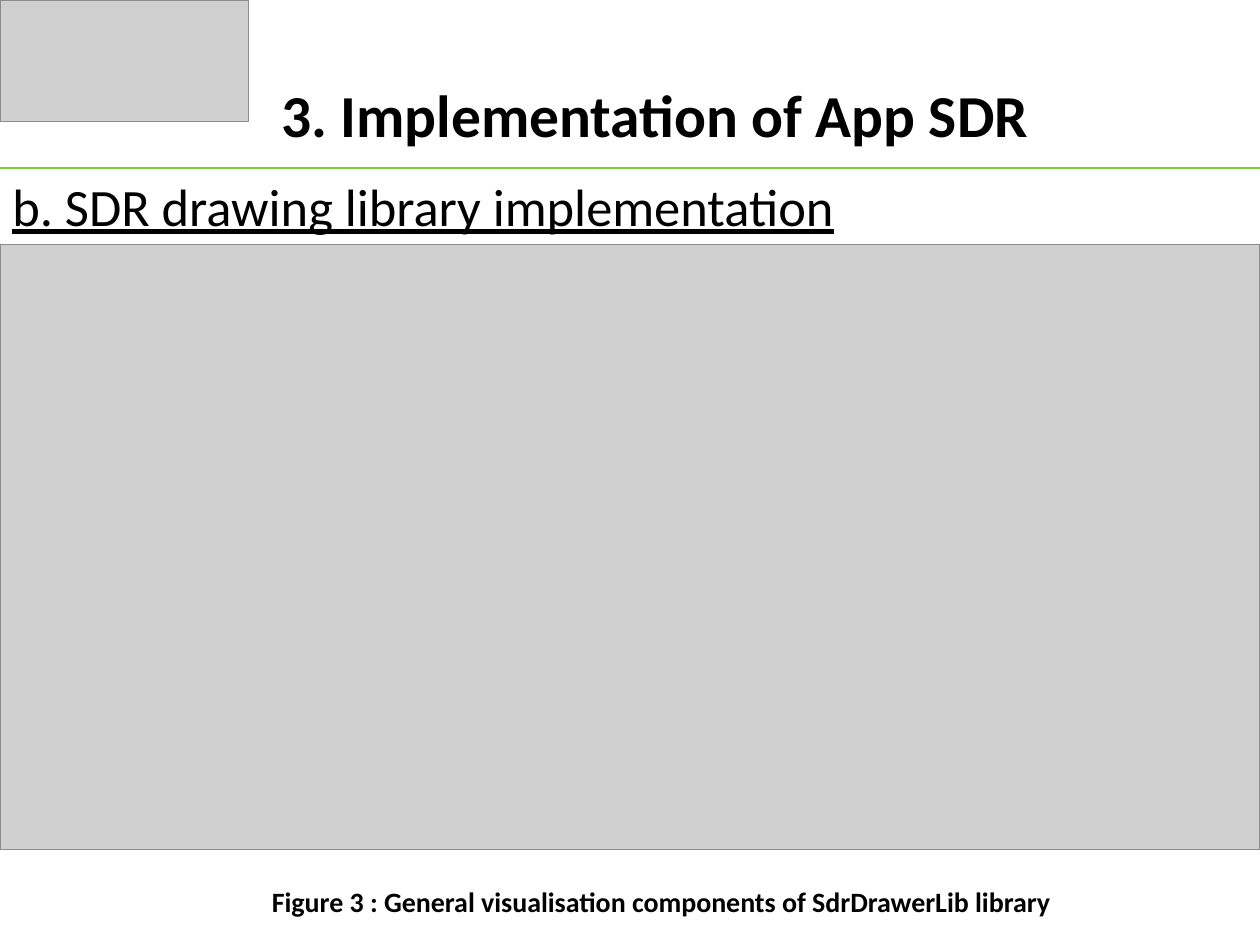
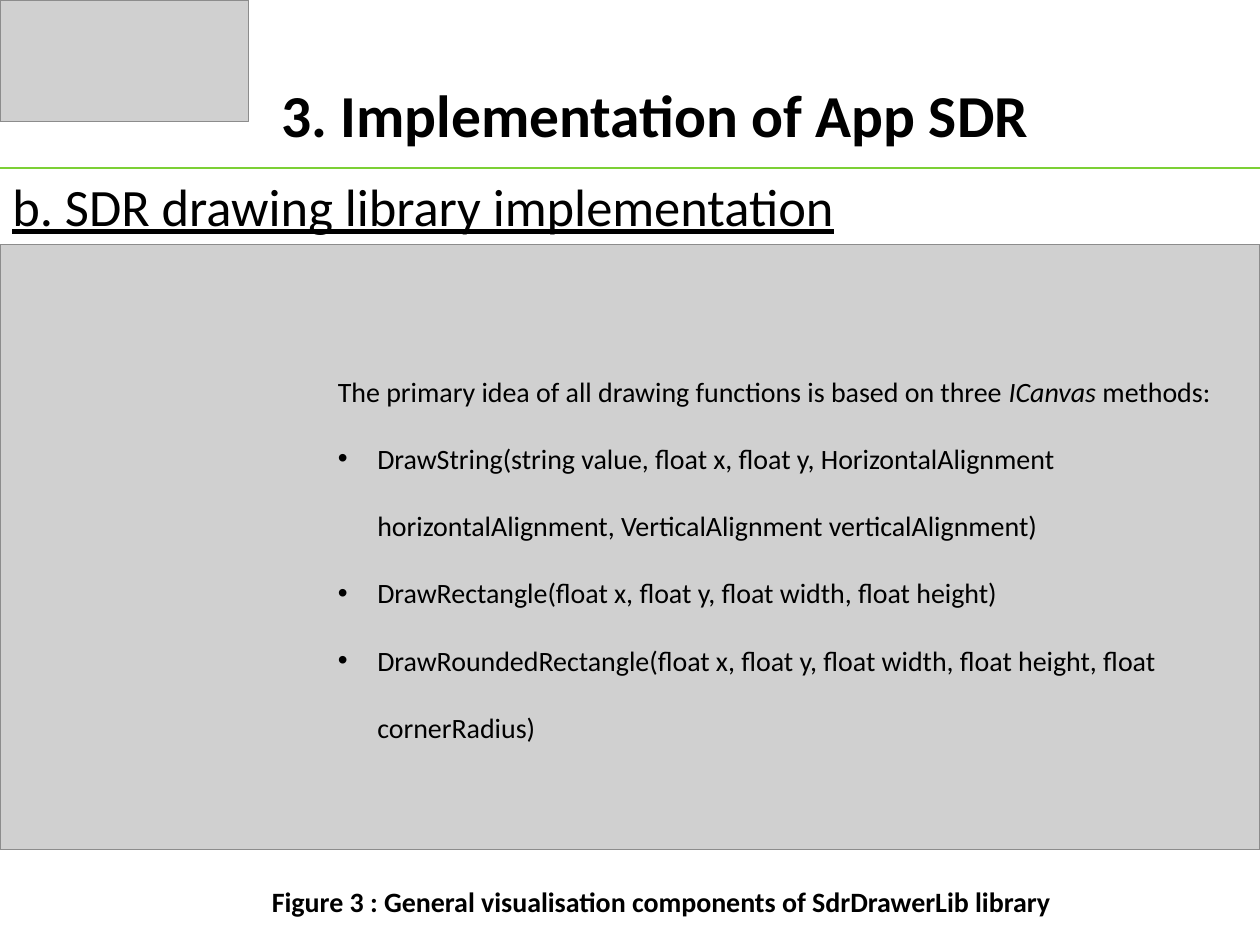
Before and after one commit to tongngocminhanh/MAUI_App_SDR, a slide deck: slide 7 of MySEProject/Documentation/ML22-23-8 Implement the SDR representation in the MAUI application.pptx (slide 8 before the commit). Drawn at 1260x945 pixels with LibreOffice and Linux fonts; fonts in the diff are those of the drawing; grey boxes stand for pictures. Boxes give left, top, right and bottom in pixels: in the first picture for what was removed or moved away, otherwise in the second. Text is boxed around its words. In the diff, an @@ line names an element or a change of style, - is before the commit and + after.

```diff
--- a/MySEProject/Documentation/ML22-23-8 Implement the SDR representation in the MAUI application.pptx
+++ b/MySEProject/Documentation/ML22-23-8 Implement the SDR representation in the MAUI application.pptx
@@ text added at <box>338,382,1210,742</box>, 16 pt, text #000000 @@
+The primary idea of all drawing functions is based on three ICanvas methods:
+• DrawString(string value, float x, float y, HorizontalAlignment horizontalAlignment, VerticalAlignment verticalAlignment)
+• DrawRectangle(float x, float y, float width, float height)
+• DrawRoundedRectangle(float x, float y, float width, float height, float cornerRadius)
```
Also in this commit, not shown: 3 other slides changed, 1 slide added, 2 slides removed, 6 other files.
